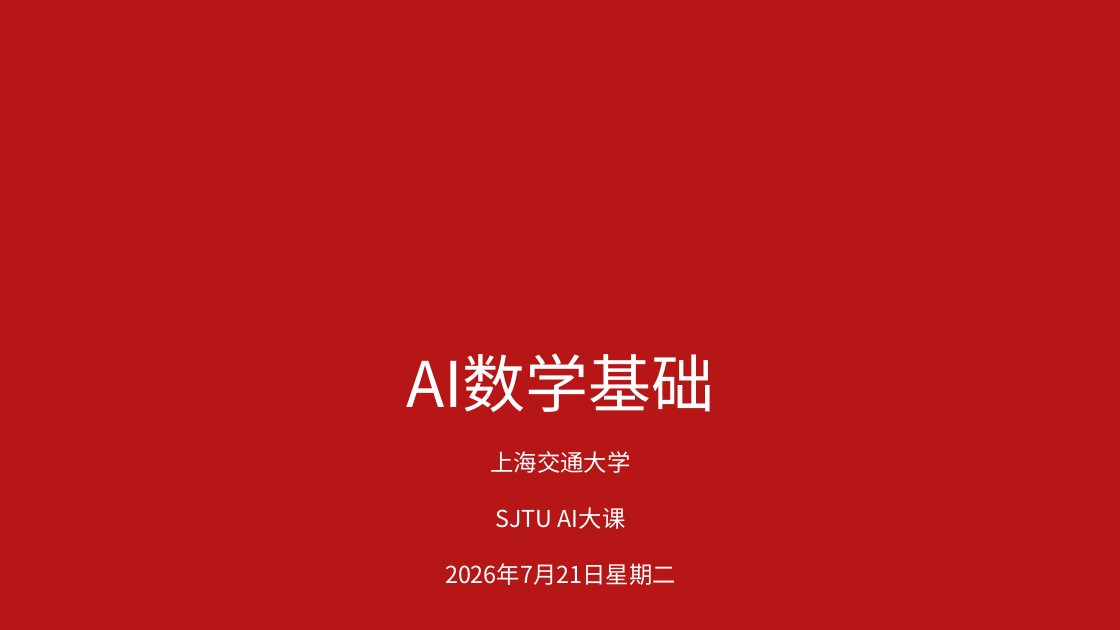
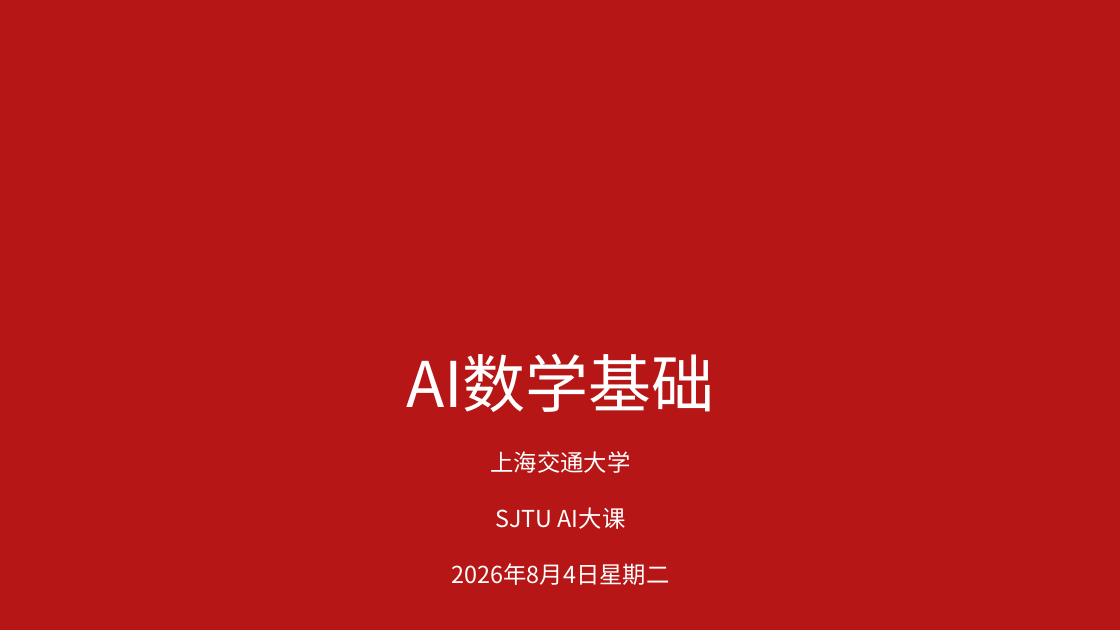
Before and after one commit to AI-Basic-Education/SJTU-Undergraduate-AI-basis, a slide deck: slide 1 of PPT/第3-4节-AI数学基础.pptx. Drawn at 1120x630 pixels with LibreOffice and Linux fonts; fonts in the diff are those of the drawing; background and template pictures are left out. Boxes give left, top, right and bottom in pixels: in the first picture for what was removed or moved away, otherwise in the second. Text is boxed around its words. In the diff, an @@ line names an element or a change of style, - is before the commit and + after.

```diff
--- a/PPT/第3-4节-AI数学基础.pptx
+++ b/PPT/第3-4节-AI数学基础.pptx
@@ text at (452, 563, 670, 585): text changed @@
-2026年7月21日星期二
+2026年8月4日星期二
```
Also in this commit, not shown: 7 other slides changed, 17 slides added, 16 other files.
